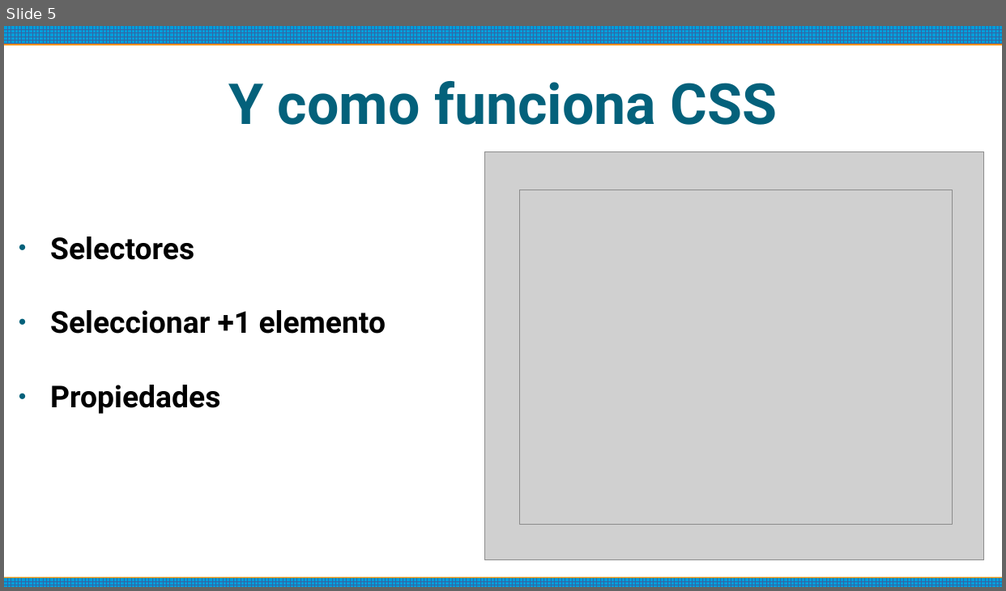
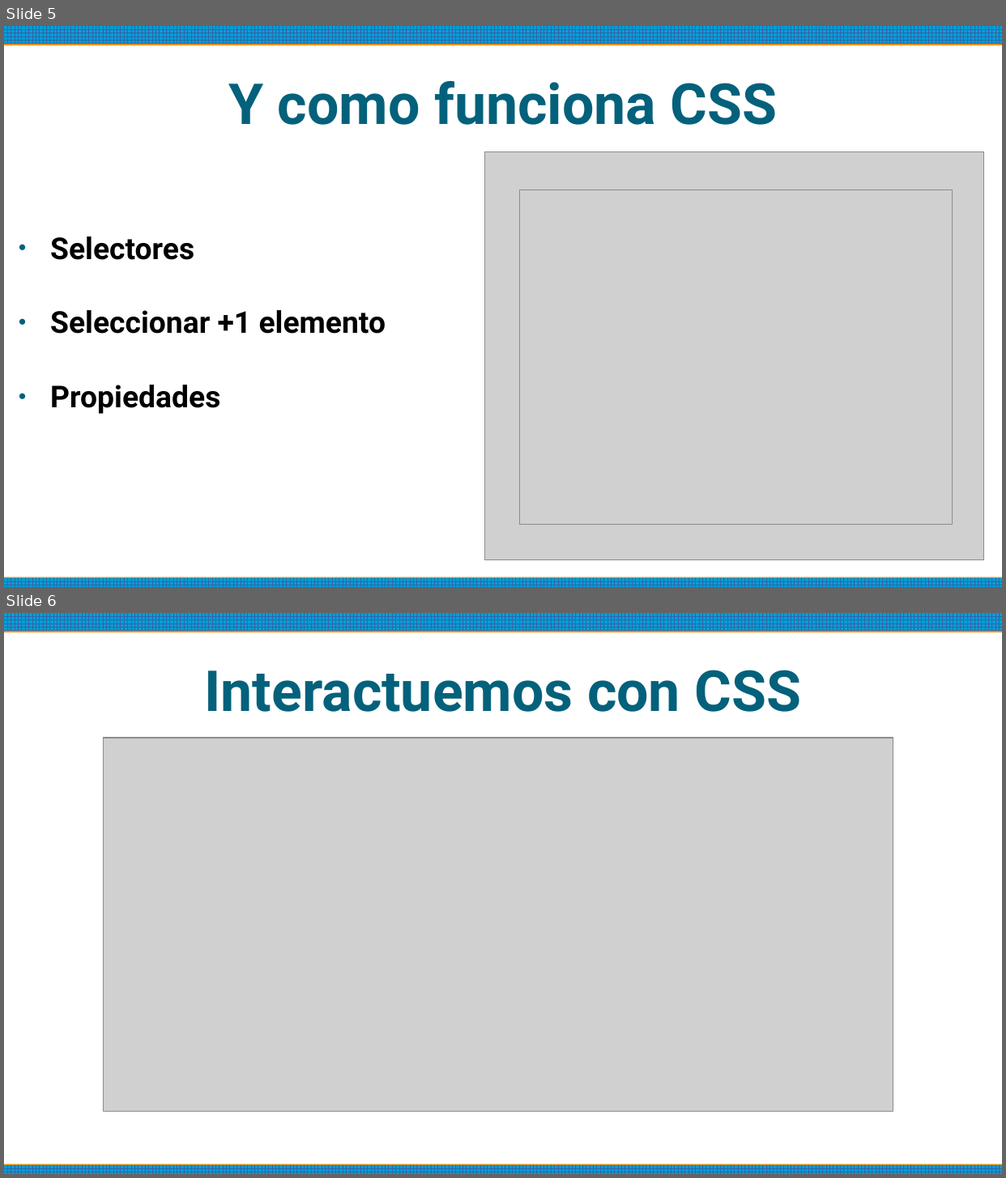
Before and after one commit to pedroobando/guiahtml, a slide deck: doc/curso css.odp. Shown one above the other, each under a label of ours: slide 5 before the commit, slides 5 and 6 after it. The pictures are 1006x591 and 1006x1178 pixels, drawn with LibreOffice and Linux fonts; fonts in the diff are those of the drawing; grey boxes stand for pictures. Boxes give left, top, right and bottom in pixels: in the first picture for what was removed or moved away, otherwise in the second. Text is boxed around its words. In the diff, an @@ line names an element or a change of style, - is before the commit and + after.

```diff
--- a/doc/curso css.odp
+++ b/doc/curso css.odp
@@ slide 6 added at [4,613,1002,1174], background #FFFFFF; not listed: 2 template elements that a slide beside it also shows @@
@@ title added at [204,670,800,712], 45 pt, text #04617B, bold @@
+Interactuemos con CSS
@@ picture added at [104,738,893,1112] @@
```
Also in this commit, not shown: 1 slide changed, 3 other slides added, 1 slide removed, 18 other files.
